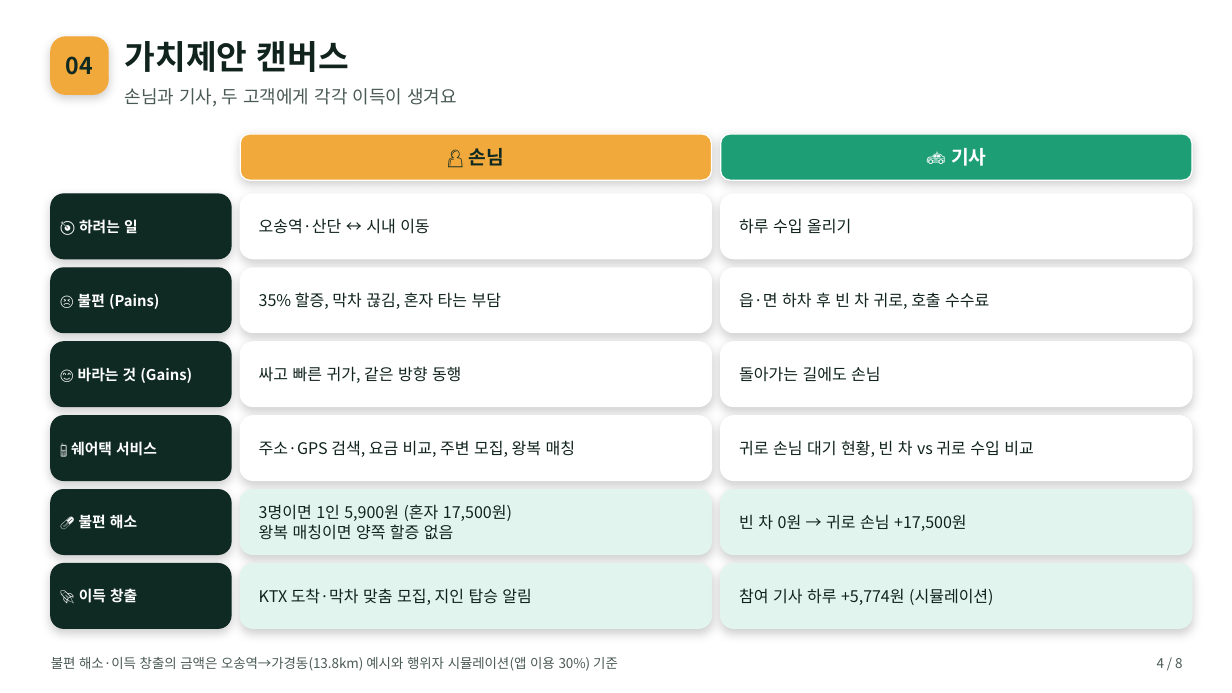
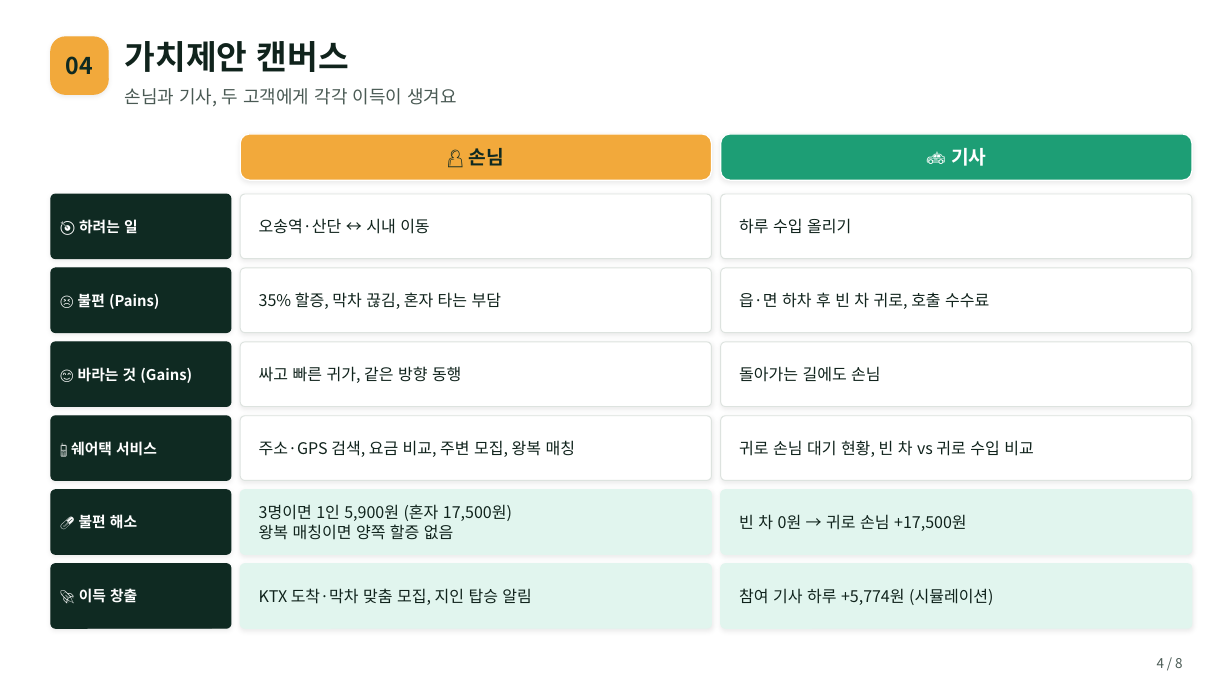
Before and after one commit to gysosm-glitch/TAXI, a slide deck: slide 4 of presentation/쉐어택_발표_v2.pptx. Drawn at 1232x693 pixels with LibreOffice and Linux fonts; fonts in the diff are those of the drawing; background and template pictures are left out. Boxes give left, top, right and bottom in pixels: in the first picture for what was removed or moved away, otherwise in the second. Text is boxed around its words. In the diff, an @@ line names an element or a change of style, - is before the commit and + after.

```diff
--- a/presentation/쉐어택_발표_v2.pptx
+++ b/presentation/쉐어택_발표_v2.pptx
@@ shadow changed in 3 elements at (x1=51, y1=37, x2=108, y2=94), (x1=240, y1=134, x2=712, y2=180), (x1=721, y1=134, x2=1192, y2=180) @@
@@ outline #FFFFFF 1 pt to #DDE3DF 0.75 pt; shadow changed; proportions changed in 8 elements at (x1=721, y1=194, x2=1192, y2=259), (x1=721, y1=268, x2=1192, y2=333), (x1=721, y1=342, x2=1192, y2=407), (x1=721, y1=416, x2=1192, y2=481), (x1=240, y1=194, x2=712, y2=259), (x1=240, y1=268, x2=712, y2=333), (x1=240, y1=342, x2=712, y2=407), (x1=240, y1=416, x2=712, y2=481) @@
@@ outline #0F2A22 1 pt to #0F2A22 0.75 pt; shadow changed; proportions changed in 6 elements at (x1=51, y1=194, x2=231, y2=259), (x1=51, y1=268, x2=231, y2=333), (x1=51, y1=342, x2=231, y2=407), (x1=51, y1=416, x2=231, y2=481), (x1=51, y1=490, x2=231, y2=555), (x1=51, y1=564, x2=231, y2=628) @@
@@ outline #E1F5EE 1 pt to #E1F5EE 0.75 pt; shadow changed; proportions changed in 4 elements at (x1=721, y1=490, x2=1192, y2=555), (x1=721, y1=564, x2=1192, y2=628), (x1=240, y1=490, x2=712, y2=555), (x1=240, y1=564, x2=712, y2=628) @@
@@ text removed at (x1=51, y1=657, x2=618, y2=671) @@
-불편 해소·이득 창출의 금액은 오송역→가경동(13.8km) 예시와 행위자 시뮬레이션(앱 이용 30%) 기준
```
Also in this commit, not shown: 7 other slides changed, 1 other file.
